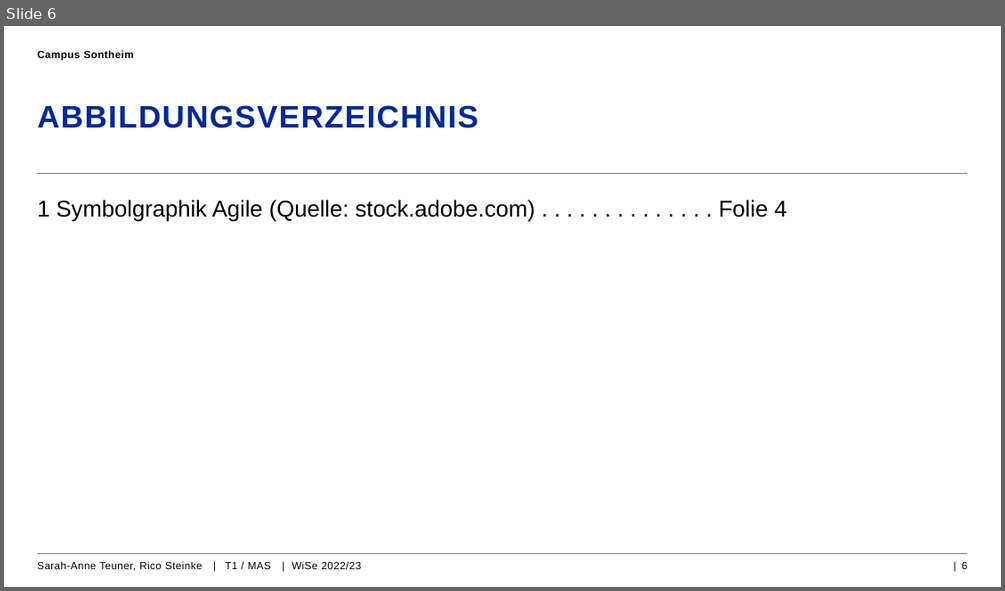
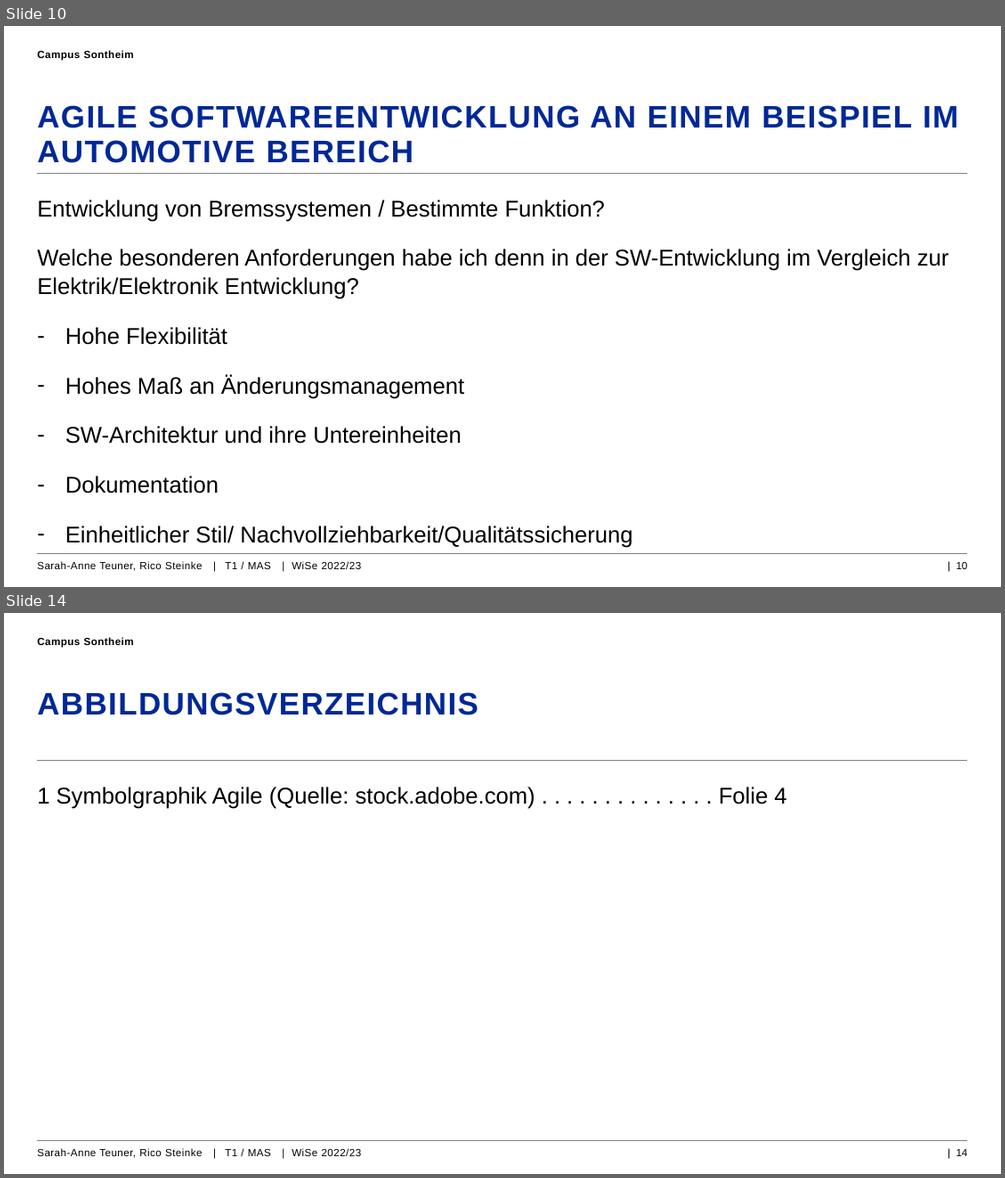
Before and after one commit to rico227/pgpe, a slide deck: Agile_Softwareentwicklung_Automotive_PGPE.pptx. Shown one above the other, each under a label of ours: slide 6 before the commit, slides 10 and 14 after it; the slides between them are not shown. The pictures are 1005x591 and 1005x1178 pixels, drawn with LibreOffice and Linux fonts; fonts in the diff are those of the drawing; background and template pictures are left out. Boxes give left, top, right and bottom in pixels: in the first picture for what was removed or moved away, otherwise in the second. Text is boxed around its words. In the diff, an @@ line names an element or a change of style, - is before the commit and + after.

```diff
--- a/Agile_Softwareentwicklung_Automotive_PGPE.pptx
+++ b/Agile_Softwareentwicklung_Automotive_PGPE.pptx
@@ slide 10 added at <box>4,26,1001,587</box>, background #FFFFFF; not listed: 2 template elements that a slide beside it also shows @@
@@ text added at <box>37,50,134,61</box>, 10 pt, text #000000, bold @@
+Campus Sontheim
@@ title added at <box>37,105,958,163</box>, 30 pt, text #002896, bold @@
+AGILE SOFTWAREENTWICKLUNG AN EINEM BEISPIEL IM AUTOMOTIVE BEREICH
@@ text added at <box>37,200,949,548</box>, 22 pt, text #000000 @@
+Entwicklung von Bremssystemen / Bestimmte Funktion?
+Welche besonderen Anforderungen habe ich denn in der SW-Entwicklung im Vergleich zur Elektrik/Elektronik Entwicklung?
+– Hohe Flexibilität
+– Hohes Maß an Änderungsmanagement
+– SW-Architektur und ihre Untereinheiten
+– Dokumentation
+– Einheitlicher Stil/ Nachvollziehbarkeit/Qualitätssicherung
@@ text added at <box>37,561,362,571</box>, 10 pt, text #000000 @@
+Sarah-Anne Teuner, Rico Steinke | T1 / MAS | WiSe 2022/23
@@ page number added at <box>956,562,968,569</box>, 10 pt, text #000000 @@
+| 10
@@ what was slide 6 is now slide 14 @@
@@ page number at <box>956,1149,968,1156</box>: text changed @@
-| 6
+| 14
```
Also in this commit, not shown: 1 slide changed, 9 other slides added, 4 other files.
